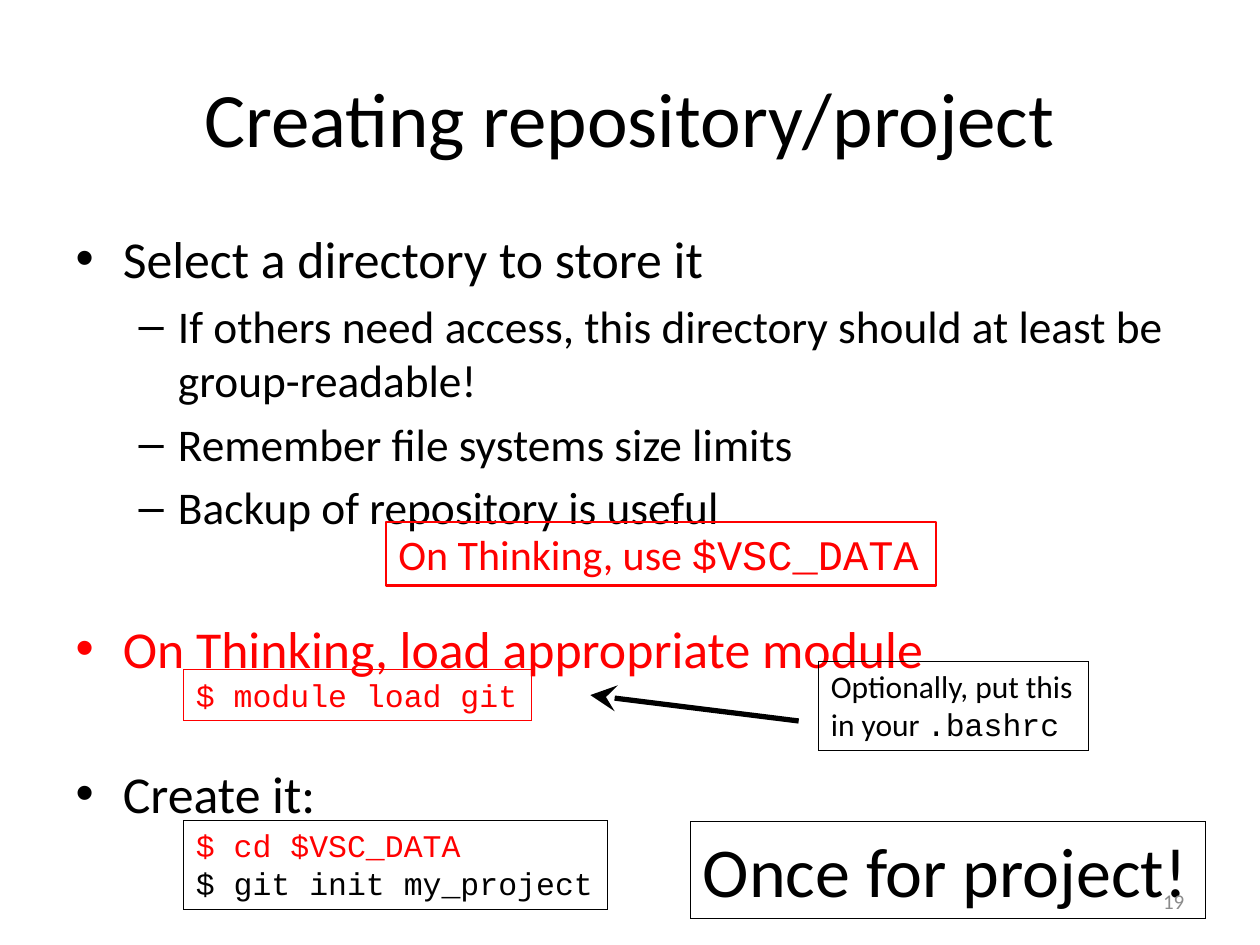
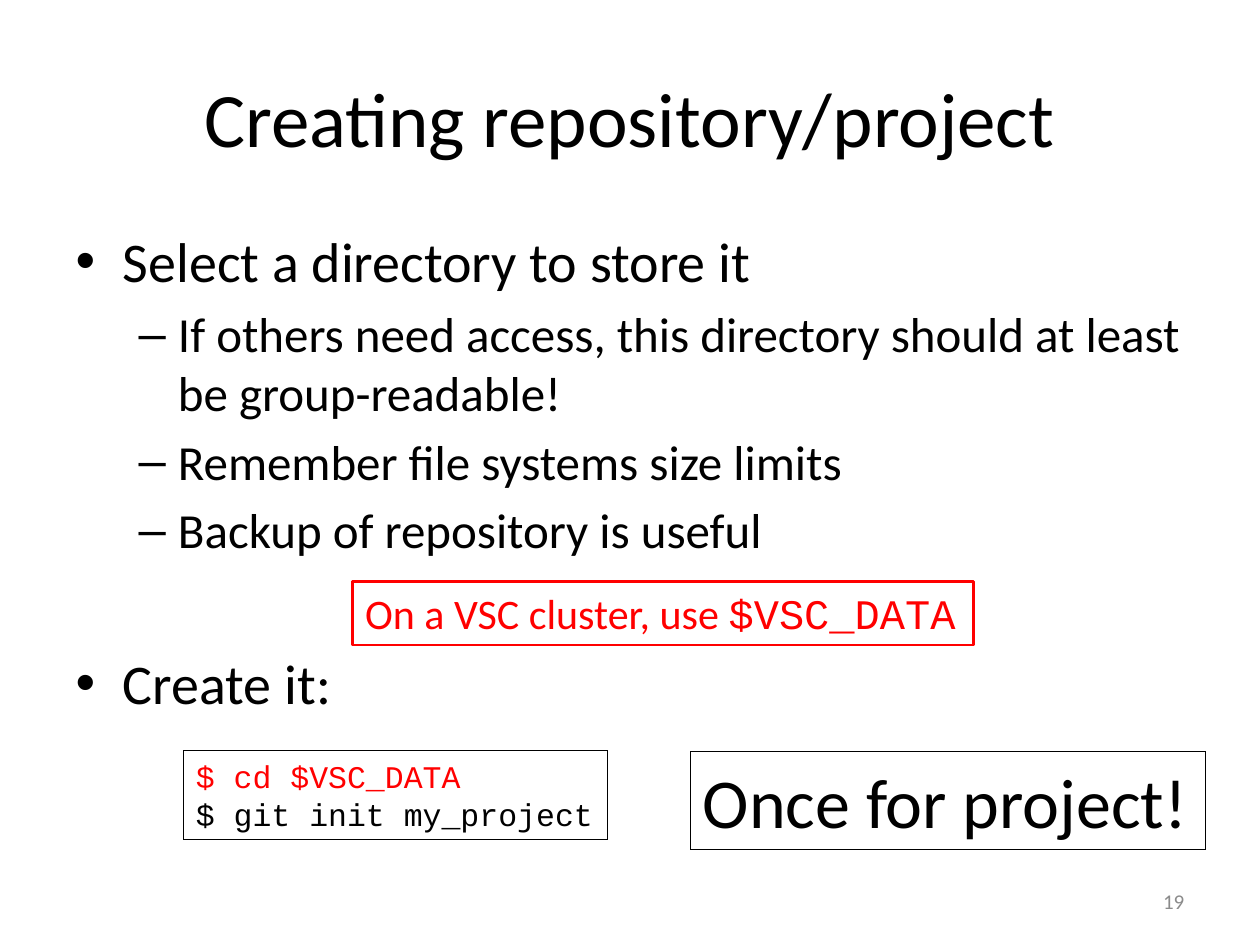
Before and after one commit to gjbex/Version-control-with-git, a slide deck: slide 19 of version_control_git.pptx. Drawn at 1260x945 pixels with LibreOffice and Linux fonts; fonts in the diff are those of the drawing. Boxes give left, top, right and bottom in pixels: in the first picture for what was removed or moved away, otherwise in the second. Text is boxed around its words. In the diff, an @@ line names an element or a change of style, - is before the commit and + after.

Commit message:
Fix typos

```diff
--- a/version_control_git.pptx
+++ b/version_control_git.pptx
@@ text "Select a directory to store ..." at [123,243,1180,705]: size 29.6 to 32 pt in "Select a directory to store it", "Create it:"; size 25.9 to 28 pt in "If others need access, this directory should ...", "Remember file systems size limits", "Backup of repository is useful" @@
@@ rectangle "On a VSC cluster, use ...": place and size @@
-rectangle "On a VSC cluster, use ..." at [386,522,936,585]
+rectangle "On a VSC cluster, use ..." at [353,582,974,645]
@@ text in rectangle at [365,599,956,634]: text changed @@
-On Thinking, use $VSC_DATA
+On a VSC cluster, use $VSC_DATA
@@ text at [123,632,923,680]: paragraph removed @@
-• On Thinking, load appropriate module
@@ rectangle removed at [184,669,532,719] @@
-$ module load git
@@ rectangle removed at [819,662,1089,751] @@
-Optionally, put this
-in your .bashrc
@@ arrow removed from (799, 721) to (591, 696) @@
@@ rectangle "$ cd $VSC_DATA": place and size @@
-rectangle "$ cd $VSC_DATA" at [184,820,609,910]
+rectangle "$ cd $VSC_DATA" at [184,751,609,840]
@@ rectangle "Once for project!": place and size @@
-rectangle "Once for project!" at [690,822,1206,919]
+rectangle "Once for project!" at [690,752,1206,849]
```
Also in this commit, not shown: 2 other slides changed.
